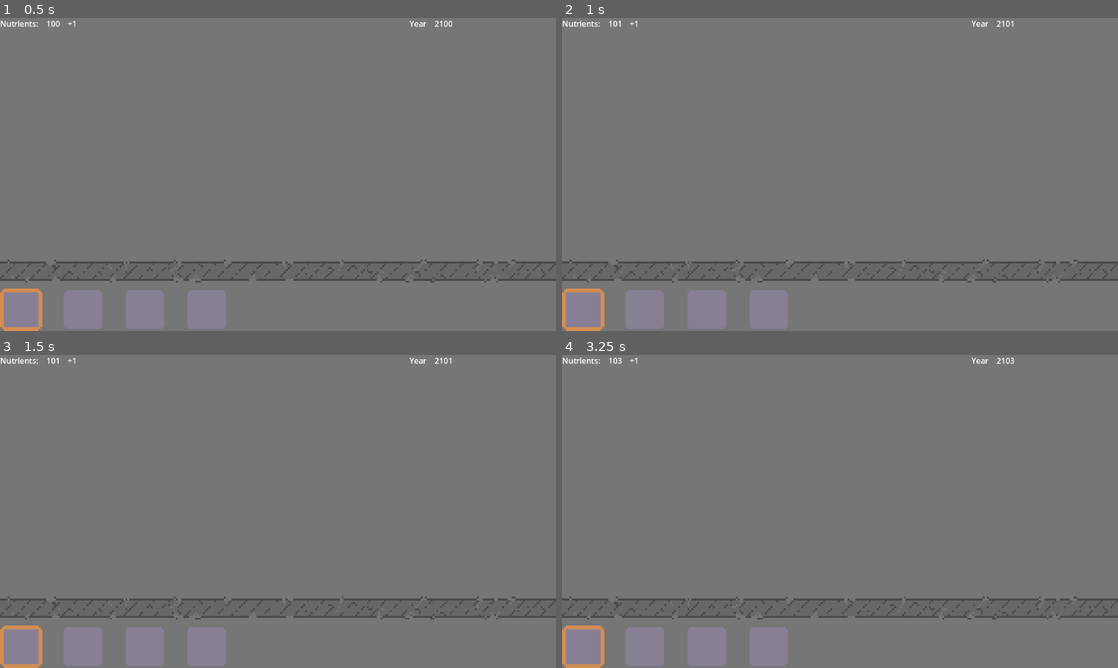
Above: before the commit, frames 1-4 (two rows, left to right).
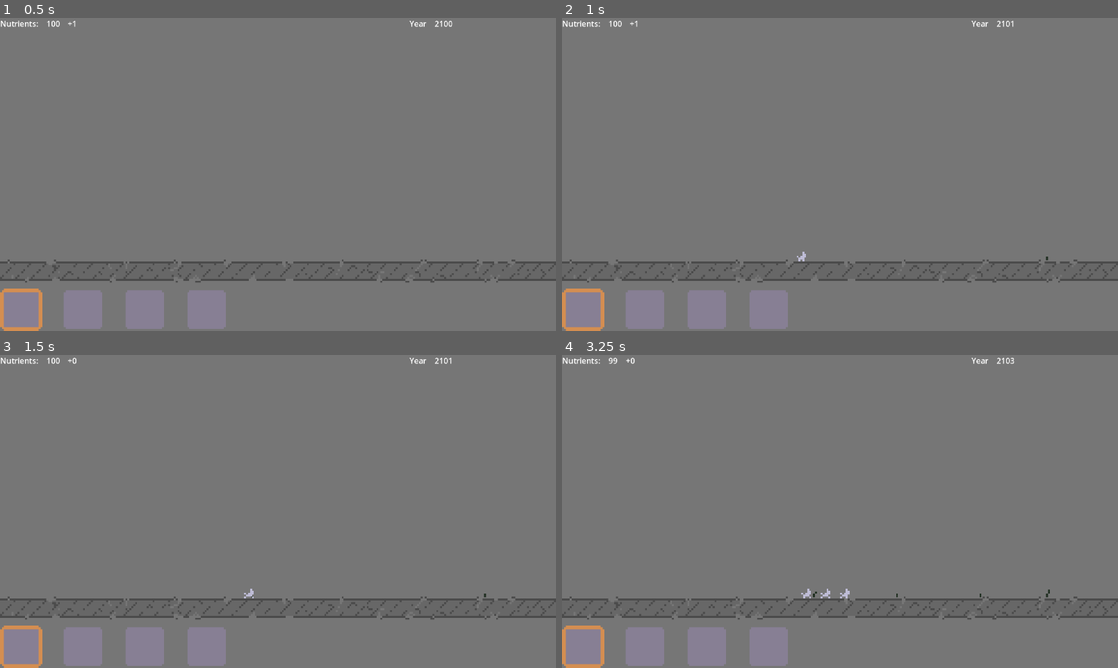
Above: after the commit, the same moments.

Repository: Ameliarate16/CityReclamation
Game: Godot game, scene res://scenes/mainGame.tscn
Two runs of this game, one before a commit and one after it. Both use one fixed random seed, a clock stepped at 60 frames per second and the inputs below.
Inputs (mouse positions are in pixels of both pictures, inside the frame that each line leads up to):
- Up to frame 1 (0.5 s): no input
- Up to frame 2 (1 s): tap Enter at 0.5 s; move the mouse to (962, 158) at 0.52 s; click (962, 158) at 0.67 s
- Up to frame 3 (1.5 s): tap Space at 1.25 s; move the mouse to (166, 527) at 1.27 s; click (166, 527) at 1.42 s
- Up to frame 4 (3.25 s): move the mouse to (895, 442) at 2.02 s; click (895, 442) at 2.17 s; move the mouse to (812, 574) at 2.77 s; click (812, 574) at 2.92 s

Frame 1 is identical in both runs. In frame 2, less than 0.1% of the frame differs, in the area x 10-88%, y 0-78%; in frame 3, less than 0.1%; in frame 4, 0.2%, in the area x 8-88%, y 0-78%.

Commit message:
Fixed scale and click position for entity spawning

Diff:
--- a/entities/bunny.tscn
+++ b/entities/bunny.tscn
@@ -44,5 +44,4 @@
 income = 1
 
 [node name="AnimatedSprite2D" type="AnimatedSprite2D" parent="."]
-scale = Vector2(4, 4)
 sprite_frames = SubResource("SpriteFrames_8lkxg")
--- a/entities/dandelion.tscn
+++ b/entities/dandelion.tscn
@@ -59,5 +59,4 @@
 spaceRequired = 1
 
 [node name="AnimatedSprite2D" type="AnimatedSprite2D" parent="."]
-scale = Vector2(4, 4)
 sprite_frames = SubResource("SpriteFrames_v6dfr")
--- a/entities/weed.tscn
+++ b/entities/weed.tscn
@@ -52,5 +52,4 @@
 spaceRequired = 1
 
 [node name="AnimatedSprite2D" type="AnimatedSprite2D" parent="."]
-scale = Vector2(4, 4)
 sprite_frames = SubResource("SpriteFrames_v6dfr")
--- a/scenes/mainGame.tscn
+++ b/scenes/mainGame.tscn
@@ -1,17 +1,26 @@
-[gd_scene load_steps=8 format=3 uid="uid://ca182hq60fcho"]
+[gd_scene load_steps=10 format=3 uid="uid://ca182hq60fcho"]
 
 [ext_resource type="Script" uid="uid://dctceiewoeq45" path="res://scripts/ui_controller.gd" id="1_gb8pf"]
 [ext_resource type="Script" uid="uid://d4g6it7okbb0h" path="res://scripts/seed_buttons.gd" id="2_iuu36"]
 [ext_resource type="Texture2D" uid="uid://civ2ry1lhbf83" path="res://assets/ui-buttons.png" id="2_mmojm"]
-[ext_resource type="Script" uid="uid://b3yalda6kqbte" path="res://PlayerController.gd" id="4_b4od1"]
+[ext_resource type="Script" uid="uid://b3yalda6kqbte" path="res://scripts/input_controller.gd" id="4_b4od1"]
+[ext_resource type="PackedScene" uid="uid://bkpqvqinna2qd" path="res://entities/weed.tscn" id="5_b4od1"]
+[ext_resource type="PackedScene" uid="uid://b2782uw8ji36i" path="res://entities/dandelion.tscn" id="6_mwwrp"]
 [ext_resource type="Script" uid="uid://4guvahxgcrwq" path="res://scripts/animal_spawner.gd" id="7_d5h3d"]
 [ext_resource type="Texture2D" uid="uid://b5jyxbtro0wjk" path="res://assets/sidewalk.png" id="7_x7hqj"]
 [ext_resource type="PackedScene" uid="uid://bv8y1d3pwiope" path="res://entities/bunny.tscn" id="8_x7hqj"]
 
 [node name="Node2D" type="Node2D"]
 
+[node name="Environment" type="Node2D" parent="."]
+
+[node name="Sidewalk" type="Sprite2D" parent="Environment"]
+position = Vector2(0, 50)
+texture = ExtResource("7_x7hqj")
+
 [node name="InputController" type="Node2D" parent="."]
 script = ExtResource("4_b4od1")
+herbs = Array[PackedScene]([ExtResource("5_b4od1"), ExtResource("6_mwwrp")])
 
 [node name="AnimalSpawner" type="Node2D" parent="."]
 script = ExtResource("7_d5h3d")
@@ -30,6 +39,7 @@
 anchor_bottom = 1.0
 grow_horizontal = 2
 grow_vertical = 2
+mouse_filter = 1
 
 [node name="PlantingContainer" type="BoxContainer" parent="GUILayer/Control"]
 layout_mode = 1
@@ -94,6 +104,7 @@
 
 [node name="NutrientsLabel" type="RichTextLabel" parent="GUILayer/Control/ResourceContainer"]
 layout_mode = 2
+mouse_filter = 1
 text = "Nutrients:"
 fit_content = true
 scroll_active = false
@@ -101,6 +112,7 @@
 
 [node name="NutrientsCount" type="RichTextLabel" parent="GUILayer/Control/ResourceContainer"]
 layout_mode = 2
+mouse_filter = 1
 text = "100"
 fit_content = true
 scroll_active = false
@@ -108,6 +120,7 @@
 
 [node name="NutrientsRate" type="RichTextLabel" parent="GUILayer/Control/ResourceContainer"]
 layout_mode = 2
+mouse_filter = 1
 text = "+0"
 fit_content = true
 scroll_active = false
@@ -124,6 +137,7 @@
 
 [node name="YearLabel" type="RichTextLabel" parent="GUILayer/Control/YearContainer"]
 layout_mode = 2
+mouse_filter = 1
 text = "Year"
 fit_content = true
 scroll_active = false
@@ -131,6 +145,7 @@
 
 [node name="YearCount" type="RichTextLabel" parent="GUILayer/Control/YearContainer"]
 layout_mode = 2
+mouse_filter = 1
 text = "2100"
 fit_content = true
 scroll_active = false
@@ -157,12 +172,7 @@
 layout_mode = 2
 metadata/_tab_index = 1
 
-[node name="Environment" type="Node2D" parent="."]
-
-[node name="Sidewalk" type="Sprite2D" parent="Environment"]
-position = Vector2(0, 50)
-texture = ExtResource("7_x7hqj")
-
+[connection signal="createPlant" from="InputController" to="GUILayer" method="_on_input_controller_create_plant"]
 [connection signal="createAnimal" from="AnimalSpawner" to="GUILayer" method="_on_animal_spawner_create_animal"]
 [connection signal="gui_input" from="GUILayer/Control/PlantingContainer/HerbButton" to="GUILayer/Control/PlantingContainer" method="_on_herb_button_gui_input"]
 [connection signal="gui_input" from="GUILayer/Control/PlantingContainer/MushButton" to="GUILayer/Control/PlantingContainer" method="_on_mush_button_gui_input"]
--- a/scripts/global.gd
+++ b/scripts/global.gd
@@ -10,4 +10,4 @@
 
 var selected : SeedType  = SeedType.NONE
 
-var groundY = 400 #edit when we have ground, ideally we want it to dynamically scale
+var groundY = 42.5 #edit when we have ground, ideally we want it to dynamically scale
--- a/scripts/input_controller.gd
+++ b/scripts/input_controller.gd
@@ -19,27 +19,28 @@
 
 func _unhandled_input(event):
 	if event is InputEventMouseButton && event.button_index == MOUSE_BUTTON_LEFT && event.pressed:
-			click_position = event.position
-			var newPlant
+		click_position = event.position - Vector2(get_viewport().size)/8
+		click_position.y = Global.groundY
+		var newPlant
 
-			if Global.selected == Global.SeedType.HERB:
-				var herbType = randi_range(0, herbs.size() -1)
-				newPlant = herbs[herbType].instantiate()
-			elif Global.selected == Global.SeedType.MUSH:
-				var mushType = randi_range(0, mushrooms.size() -1)
-				newPlant = mushrooms[mushType].instantiate()
-				return
-			elif Global.selected == Global.SeedType.BUSH:
-				var bushType = randi_range(0, bushes.size() -1)
-				newPlant = bushes[bushType].instantiate()
-				return
-			elif Global.selected == Global.SeedType.TREE:
-				var treeType = randi_range(0, trees.size() -1)
-				newPlant = trees[treeType].instantiate()
-				return
-			else:
-				return
+		if Global.selected == Global.SeedType.HERB:
+			var herbType = randi_range(0, herbs.size() -1)
+			newPlant = herbs[herbType].instantiate()
+		elif Global.selected == Global.SeedType.MUSH:
+			var mushType = randi_range(0, mushrooms.size() -1)
+			newPlant = mushrooms[mushType].instantiate()
+			return
+		elif Global.selected == Global.SeedType.BUSH:
+			var bushType = randi_range(0, bushes.size() -1)
+			newPlant = bushes[bushType].instantiate()
+			return
+		elif Global.selected == Global.SeedType.TREE:
+			var treeType = randi_range(0, trees.size() -1)
+			newPlant = trees[treeType].instantiate()
+			return
+		else:
+			return
 
-			newPlant.setPos(click_position)
-			add_child(newPlant)
-			createPlant.emit(newPlant.getUpkeep())
+		newPlant.setPos(click_position)
+		add_child(newPlant)
+		createPlant.emit(newPlant.getUpkeep())
Not shown: 1 places in theme.tres that only renumber resources
